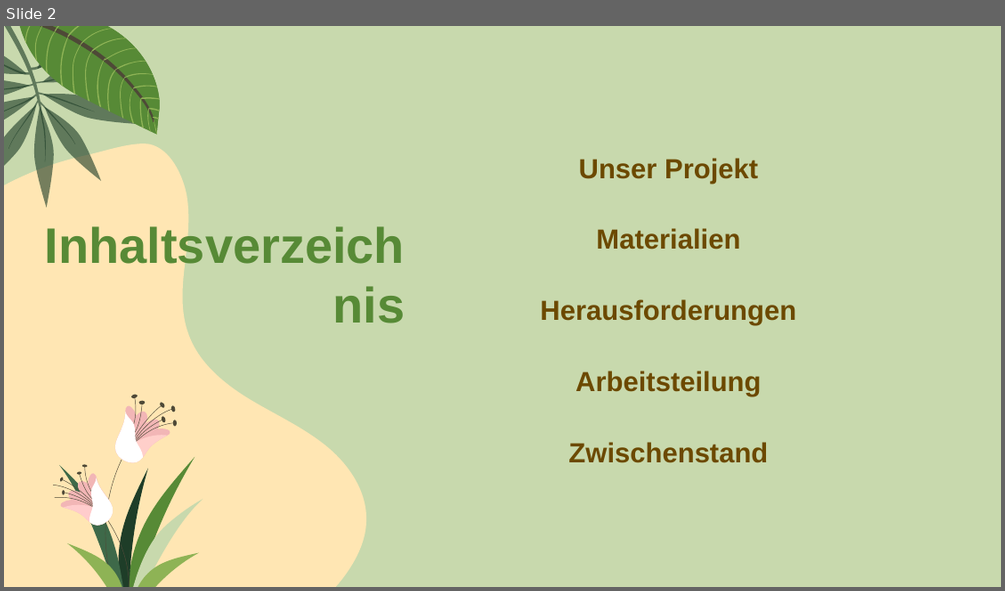
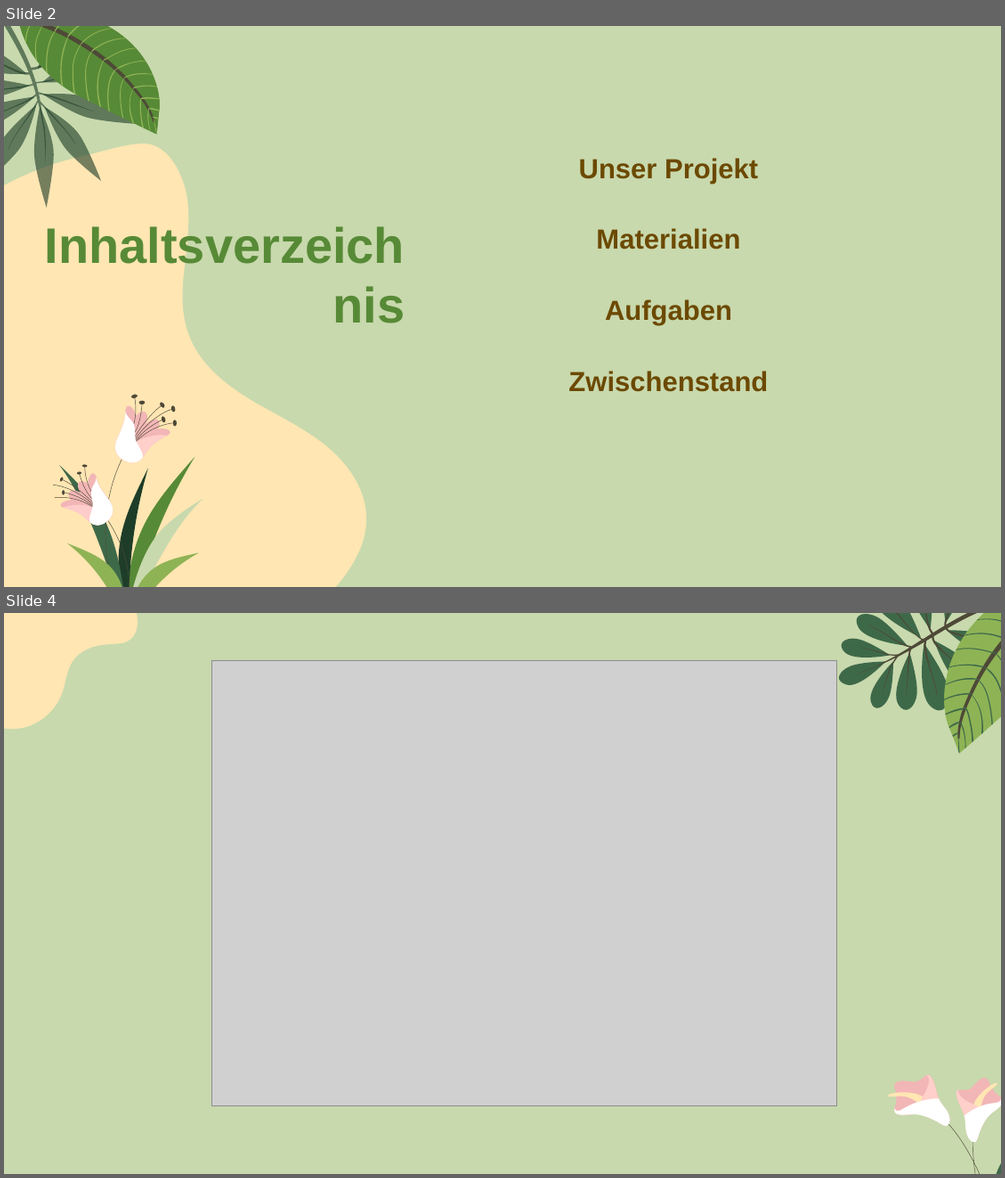
Before and after one commit to jannikglane/indoorgarden, a slide deck: Zwischenpräsentation/Indoor Garden Update.pptx. Shown one above the other, each under a label of ours: slide 2 before the commit, slides 2 and 4 after it; the slides between them are not shown. The pictures are 1005x591 and 1005x1178 pixels, drawn with LibreOffice and Linux fonts; fonts in the diff are those of the drawing; grey boxes stand for pictures; background and template pictures are left out. Boxes give left, top, right and bottom in pixels: in the first picture for what was removed or moved away, otherwise in the second. Text is boxed around its words. In the diff, an @@ line names an element or a change of style, - is before the commit and + after.

```diff
--- a/Zwischenpräsentation/Indoor Garden Update.pptx
+++ b/Zwischenpräsentation/Indoor Garden Update.pptx
@@ slide 4 added at (4,613,1001,1174), background picture (left out) @@
@@ freeform shape added at (4,613,151,763), fill #FFE6B3 @@
@@ group added at (836,613,1001,721): 12 freeform shapes @@
@@ group added at (896,613,1001,763): 4 freeform shapes @@
@@ picture added at (212,661,837,1106) @@
@@ group added at (883,1069,1001,1174): 11 freeform shapes @@
@@ slide 2 changed as well @@
@@ title at (605,299,732,326): text changed @@
-Herausforderungen
+Aufgaben
@@ title "Zwischenstand": place and size @@
-title "Zwischenstand" at (568,442,768,463)
+title "Zwischenstand" at (568,370,768,392)
@@ title removed at (575,370,760,396) @@
-Arbeitsteilung
```
Also in this commit, not shown: 3 other slides changed, 1 other slide added.
